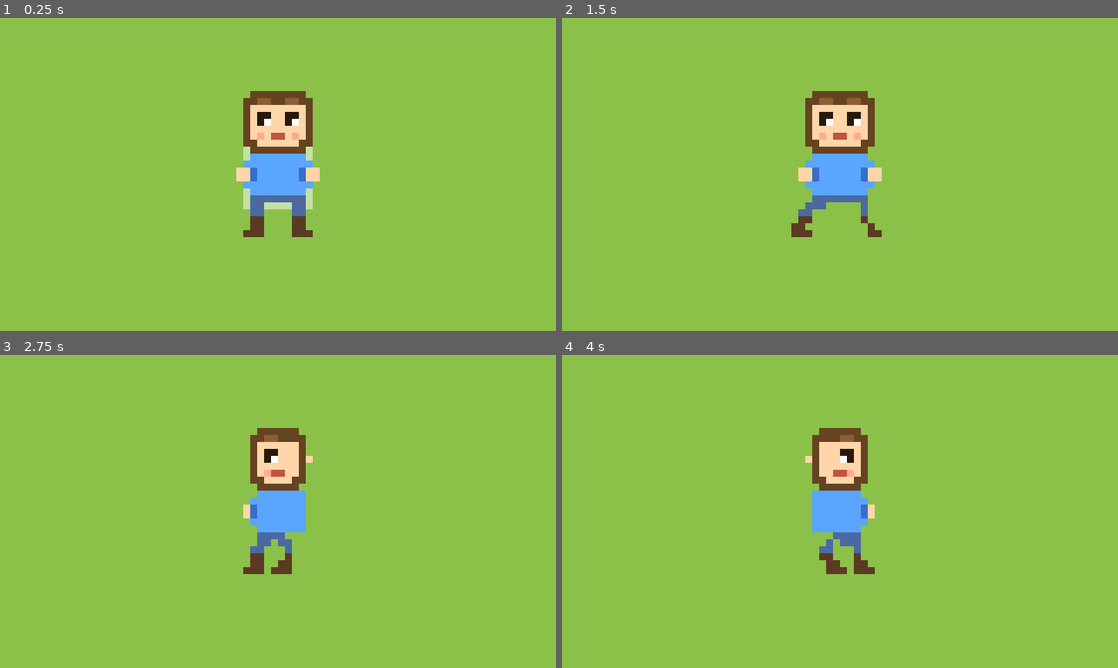
Above: before the commit, frames 1-4 (two rows, left to right).
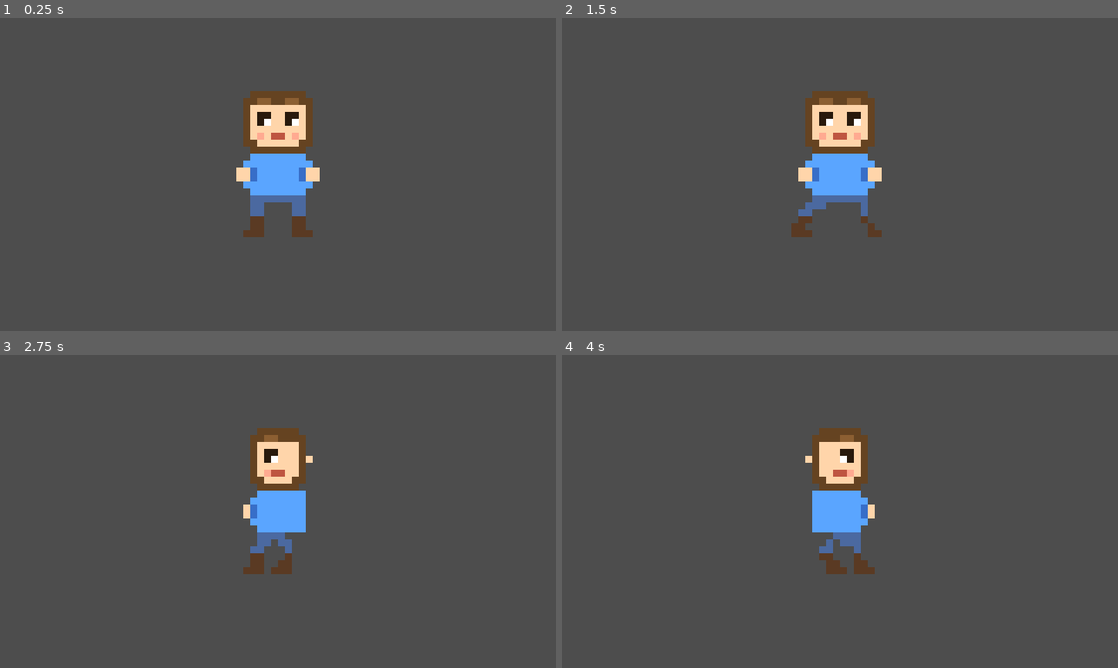
Above: after the commit, the same moments.

Repository: vito-mish/the-merry-fields
Game: Godot game, scene res://scenes/maps/farm.tscn
The game is run twice, just before and just after one commit, with the same random seed, the same clock (stepped at 60 frames per second) and the same inputs. Before the commit the project starts from res://scenes/world/main.tscn.
Inputs:
- Up to frame 1 (0.25 s): no input
- Up to frame 2 (1.5 s): tap Enter at 0.5 s; hold D (move_right) 0.53-1.28 s; hold S (move_down) from 1.28 s (still down)
- Up to frame 3 (2.75 s): release S (move_down) at 2.03 s; hold D (move_right) from 2.03 s (still down)
- Up to frame 4 (4 s): release D (move_right) at 2.78 s; hold W (move_up) 2.78-3.53 s; hold A (move_left) from 3.53 s (still down)

The runs differ from the first frame. In frame 1, 95% of the frame differs, in the area x 0-100%, y 0-100%; in frame 2, 95%; in frame 3, 96%; in frame 4, 96%.
Error after the commit: Parse Error: The function signature doesn't match the parent. Parent signature is "_set(StringName, Variant) -> bool". (res://scripts/maps/farm.gd:99)

Commit message:
S03: Add farm scene with tileset, TileMap, pond, path, fence

Diff:
--- a/project.godot
+++ b/project.godot
@@ -17,7 +17,7 @@
 config/name="The Merry Fields"
 config/description="A cozy farming RPG"
 config/version="0.1.0"
-run/main_scene="res://scenes/world/main.tscn"
+run/main_scene="res://scenes/maps/farm.tscn"
 config/features=PackedStringArray("4.6", "GL Compatibility")
 config/icon="res://assets/sprites/ui/icon.png"
 
--- /dev/null
+++ b/scenes/maps/farm.tscn
@@ -0,0 +1,15 @@
+[gd_scene load_steps=3 format=3]
+
+[ext_resource type="Script" path="res://scripts/maps/farm.gd" id="1"]
+[ext_resource type="PackedScene" path="res://scenes/characters/player.tscn" id="2"]
+
+[node name="Farm" type="Node2D"]
+script = ExtResource("1")
+y_sort_enabled = true
+
+[node name="TileMap" type="TileMap" parent="."]
+y_sort_enabled = true
+collision_enabled = true
+
+[node name="Player" parent="." instance=ExtResource("2")]
+position = Vector2(8, 200)
--- /dev/null
+++ b/scripts/maps/farm.gd
@@ -0,0 +1,100 @@
+extends Node2D
+
+# Tile atlas coordinates
+const T_GRASS   := Vector2i(0, 0)
+const T_DIRT    := Vector2i(1, 0)
+const T_TILLED  := Vector2i(2, 0)
+const T_WATERED := Vector2i(3, 0)
+const T_PATH    := Vector2i(4, 0)
+const T_WATER   := Vector2i(5, 0)
+const T_FENCE   := Vector2i(6, 0)
+const T_BORDER  := Vector2i(7, 0)
+
+const SOURCE_ID := 0
+const LAYER     := 0
+const FARM_SIZE := 30  # -30 to +29 tiles
+
+@onready var tile_map: TileMap = $TileMap
+
+
+func _ready() -> void:
+	_setup_tileset()
+	_generate_farm()
+
+
+func _setup_tileset() -> void:
+	var ts := TileSet.new()
+	ts.tile_size = Vector2i(16, 16)
+	ts.add_physics_layer()
+
+	var source := TileSetAtlasSource.new()
+	source.texture = preload("res://assets/tilesets/farm_tiles.png")
+	source.texture_region_size = Vector2i(16, 16)
+
+	# Walkable tiles (no collision)
+	for coord in [T_GRASS, T_DIRT, T_TILLED, T_WATERED, T_PATH, T_FENCE]:
+		source.create_tile(coord)
+
+	# Blocking tiles (water, border)
+	for coord in [T_WATER, T_BORDER]:
+		source.create_tile(coord)
+		var td := source.get_tile_data(coord, 0)
+		td.add_collision_polygon(0)
+		td.set_collision_polygon_points(0, 0, PackedVector2Array([
+			Vector2(-8, -8), Vector2(8, -8), Vector2(8, 8), Vector2(-8, 8)
+		]))
+
+	ts.add_source(source, SOURCE_ID)
+	tile_map.tile_set = ts
+
+
+func _generate_farm() -> void:
+	var s := FARM_SIZE
+
+	# ── Ground fill ──────────────────────────────────────────────────────
+	for x in range(-s, s):
+		for y in range(-s, s):
+			_set(x, y, T_GRASS)
+
+	# ── Border (impassable tree line) ────────────────────────────────────
+	for i in range(-s, s):
+		_set(i, -s, T_BORDER)
+		_set(i,  s - 1, T_BORDER)
+		_set(-s, i, T_BORDER)
+		_set( s - 1, i, T_BORDER)
+
+	# ── Inner fence (farm boundary) ───────────────────────────────────────
+	for i in range(-s + 2, s - 2):
+		_set(i, -s + 2, T_FENCE)
+		_set(-s + 2, i, T_FENCE)
+		_set( s - 3, i, T_FENCE)
+	# Bottom fence has gate gap (entrance)
+	for i in range(-s + 2, s - 2):
+		if i < -2 or i > 2:
+			_set(i, s - 3, T_FENCE)
+
+	# ── Stone path (gate → house) ─────────────────────────────────────────
+	for y in range(-10, s - 2):
+		_set(-1, y, T_PATH)
+		_set( 0, y, T_PATH)
+
+	# ── Farmable dirt patch (left side) ───────────────────────────────────
+	for x in range(-s + 4, -4):
+		for y in range(-s + 4, 10):
+			_set(x, y, T_DIRT)
+
+	# ── Pond (top-right) ──────────────────────────────────────────────────
+	for x in range(10, 18):
+		for y in range(-s + 4, -18):
+			_set(x, y, T_WATER)
+	# Pond border (grass around)
+	for x in range(9, 19):
+		_set(x, -18, T_PATH)
+		_set(x, -s + 3, T_PATH)
+	for y in range(-s + 3, -17):
+		_set(9, y, T_PATH)
+		_set(18, y, T_PATH)
+
+
+func _set(x: int, y: int, coord: Vector2i) -> void:
+	tile_map.set_cell(LAYER, Vector2i(x, y), SOURCE_ID, coord)
Binary file added: assets/tilesets/farm_tiles.png
Not shown, added: tools/generate_tileset.py
